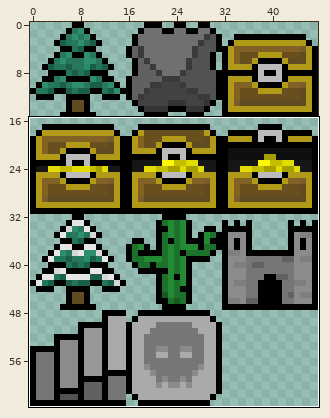
Two versions of one pixel-art sprite, graphics/map/features.png. Above: a wide view before the commit, with the close-up outlined.
Close-up. Before the edit:
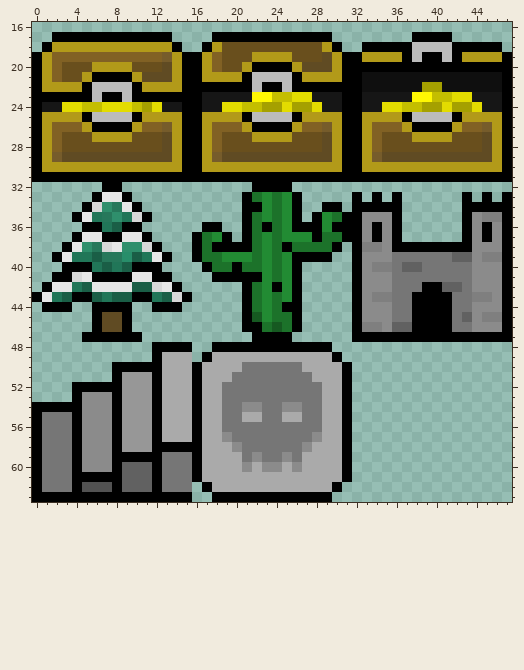
The file is 48x64 pixels. Colours within 5 levels of each other are drawn and written as one. Shown: x 0..47, y 16..63.
And afterwards:
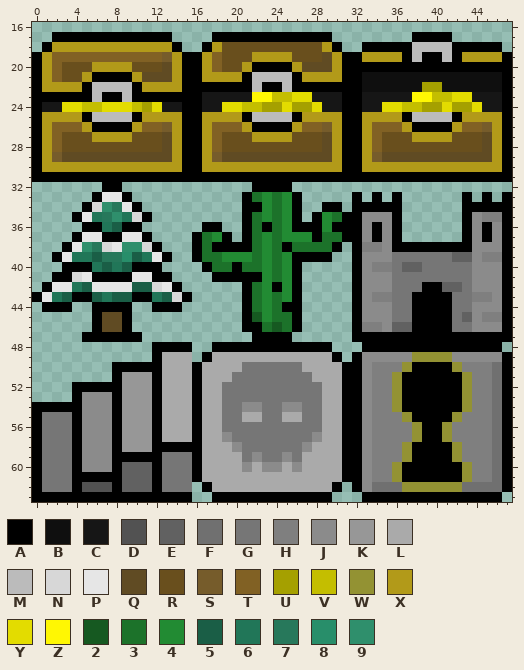
Palette (. is transparent): A #000000  B #0f0f0f  C #161616  D #525252  E #616161  F #707070  G #767676  H #7f7f7f  J #8b8b8b  K #979797  L #aaaaaa  M #bbbbbb  N #d7d7d7  P #e6e6e6  Q #604b23  R #694f1d  S #765c2b  T #816124  U #a5a000  V #c4be00  W #939233  X #b29a19  Y #e3dc00  Z #fff703  2 #165921  3 #1c722a  4 #228b33  5 #1a5e46  6 #217658  7 #27785b  8 #288e6a  9 #2f8f6c
Difference:
@@ x 30..47 @@
 47 ..AAAAAAAAAAAAAAAA
-48 ..................
-49 A.................
-50 LA................
-51 LA................
-52 LA................
-53 LA................
-54 LA................
-55 LA................
-56 LA................
-57 LA................
-58 LA................
-59 LA................
-60 LA................
-61 LA................
-62 A.................
-63 ..................
+48 ...AAAAAAAAAAAAAA.
+49 A.AJJJJJWWWWJJJJJA
+50 LAAJHHHWAAAAWHHHFA
+51 LAAJHHWAAAAAAWHHFA
+52 LAAJHHWAAAAAAWHHFA
+53 LAAJHHWAAAAAAWHHFA
+54 LAAJHHWAAAAAAWHHFA
+55 LAAJHHHWAAAAWHHHFA
+56 LAAJHHHHWAAWHHHHFA
+57 LAAJHHHHWAAWHHHHFA
+58 LAAJHHHWAAAAWHHHFA
+59 LAAJHHHWAAAAWHHHFA
+60 LAAJHHWAAAAAAWHHFA
+61 LAAJHHWAAAAAAWHHFA
+62 A.AJFFFWWWWWWFFFFA
+63 ...AAAAAAAAAAAAAA.
